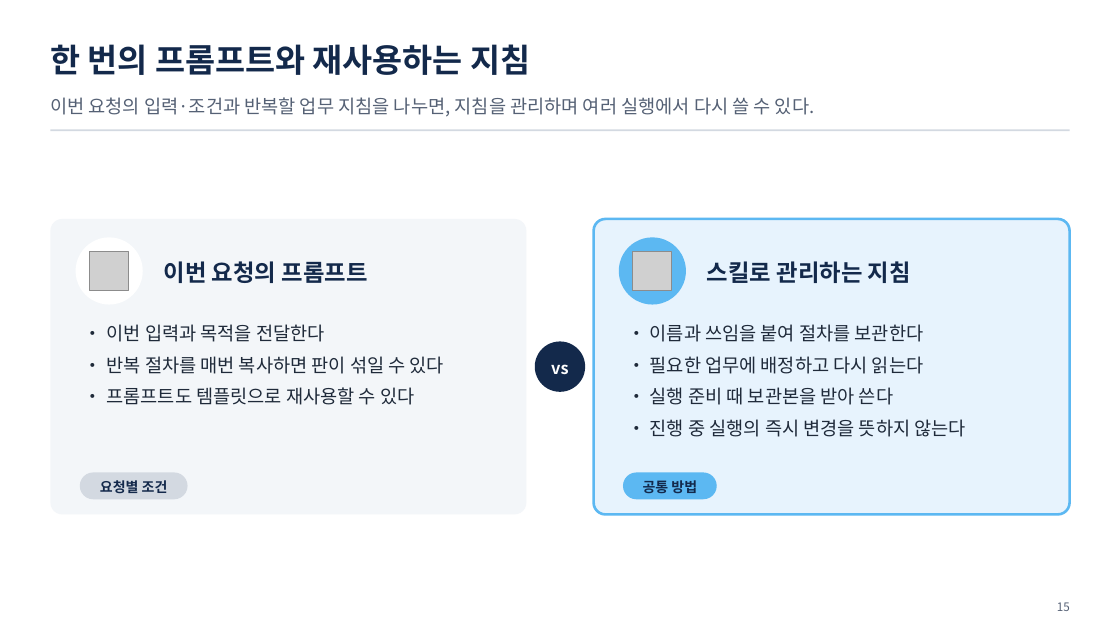
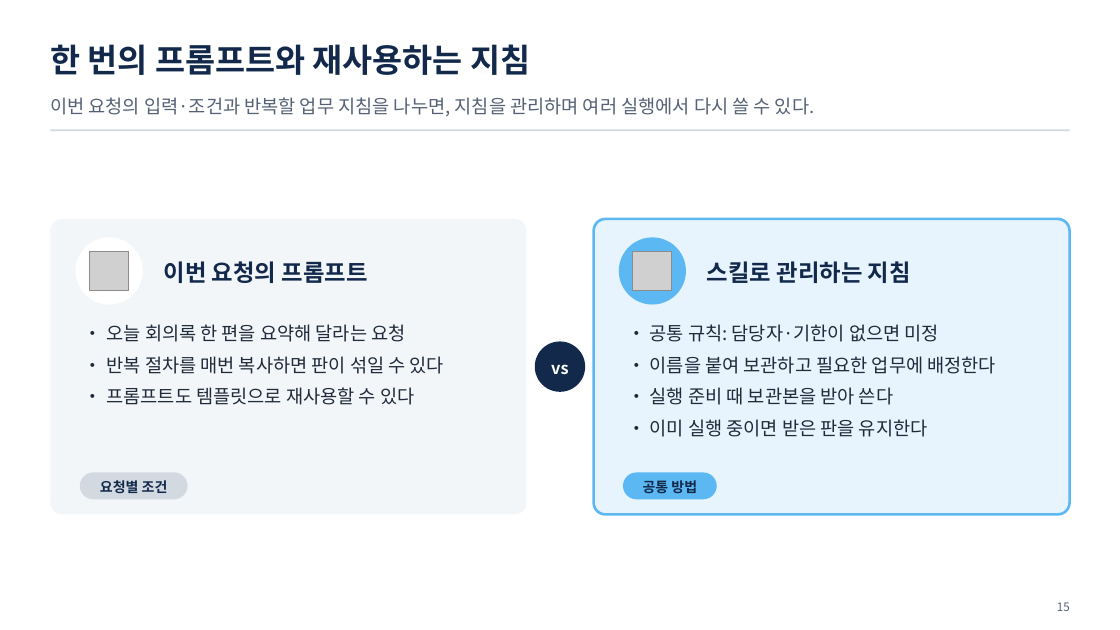
Before and after one commit to uengine-oss/hyd-iot-edu, a slide deck: slide 15 of workspace/강의제작/산출물/통합반/이론_오프라인/06회차/통합반_오프라인_06회차.pptx. Drawn at 1120x630 pixels with LibreOffice and Linux fonts; fonts in the diff are those of the drawing; grey boxes stand for pictures. Boxes give left, top, right and bottom in pixels: in the first picture for what was removed or moved away, otherwise in the second. Text is boxed around its words. In the diff, an @@ line names an element or a change of style, - is before the commit and + after.

Commit message:
통합반 현장 6회차 11~16장 운전원의 SOP와 에이전트 스킬을 두 경보 원문 및 일회 요청과 대조하는 노트를 검증한다

```diff
--- a/workspace/강의제작/산출물/통합반/이론_오프라인/06회차/통합반_오프라인_06회차.pptx
+++ b/workspace/강의제작/산출물/통합반/이론_오프라인/06회차/통합반_오프라인_06회차.pptx
@@ text at box(107, 324, 405, 342): text changed @@
-• 이번 입력과 목적을 전달한다
+• 오늘 회의록 한 편을 요약해 달라는 요청
@@ text at box(650, 324, 996, 374): text changed @@
-• 이름과 쓰임을 붙여 절차를 보관한다
-• 필요한 업무에 배정하고 다시 읽는다
+• 공통 규칙: 담당자·기한이 없으면 미정
+• 이름을 붙여 보관하고 필요한 업무에 배정한다
@@ text at box(650, 419, 928, 437): text changed @@
-• 진행 중 실행의 즉시 변경을 뜻하지 않는다
+• 이미 실행 중이면 받은 판을 유지한다
```
Also in this commit, not shown: 5 other slides changed, 10 other files.
